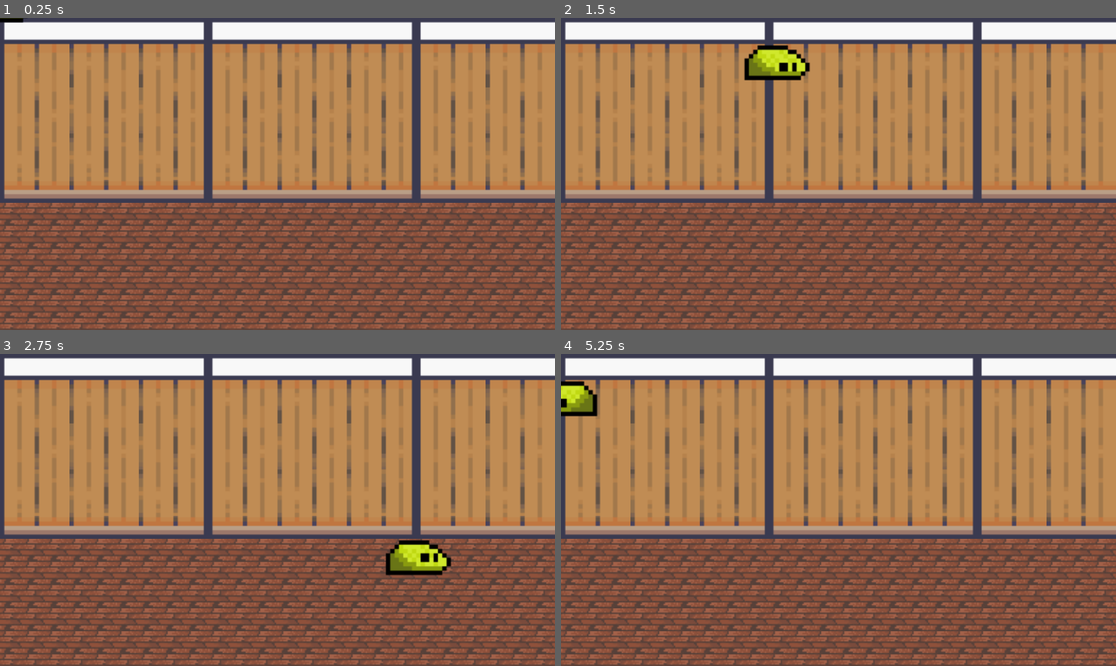
Above: before the commit, frames 1-4 (two rows, left to right).
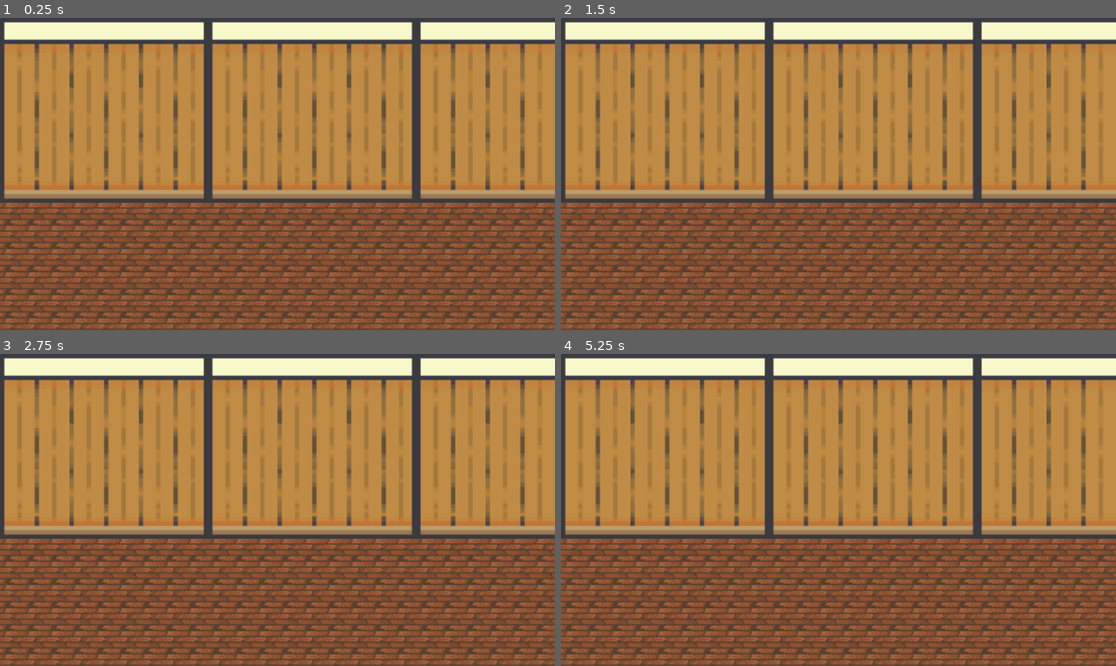
Above: after the commit, the same moments.

Repository: EmmanuelR345/Nugget-Quests
Game: Godot game, scene res://scenes/world.tscn
The game is run twice, just before and just after one commit, with the same random seed, the same clock (stepped at 60 frames per second) and the same inputs.
Inputs:
- Up to frame 1 (0.25 s): no input
- Up to frame 2 (1.5 s): tap Enter at 0.5 s; hold Right (ui_right) 0.53-1.28 s; tap Space at 1.25 s; hold Down (ui_down) from 1.28 s (still down)
- Up to frame 3 (2.75 s): release Down (ui_down) at 2.03 s; hold Right (ui_right) from 2.03 s (still down)
- Up to frame 4 (5.25 s): release Right (ui_right) at 2.78 s; hold Up (ui_up) 2.78-3.53 s; hold Left (ui_left) 3.53-5.03 s; tap Enter at 4.25 s; tap Space at 5 s; hold Down (ui_down) from 5.03 s (still down)

The runs differ from the first frame. In frame 1, 6.7% of the frame differs, in the area x 0-100%, y 0-57%; in frame 2, 7.8%; in frame 3, 7.8%, in the area x 0-100%, y 1-72%; in frame 4, 7.3%.

Commit message:
Added Y-sorting physics into my game

Diff:
--- a/scenes/player.tscn
+++ b/scenes/player.tscn
@@ -87,12 +87,18 @@
 "speed": 5.0
 }]
 
+[sub_resource type="CircleShape2D" id="CircleShape2D_3pei6"]
+radius = 13.0384
+
 [node name="player" type="CharacterBody2D"]
+y_sort_enabled = true
 script = ExtResource("1_dtvfk")
-
-[node name="CollisionShape2D" type="CollisionShape2D" parent="."]
 
 [node name="AnimatedSprite2D" type="AnimatedSprite2D" parent="."]
 sprite_frames = SubResource("SpriteFrames_bh3e7")
 animation = &"Right_idle_walk"
 frame_progress = 0.375659
+
+[node name="CollisionShape2D" type="CollisionShape2D" parent="."]
+position = Vector2(-3, -2)
+shape = SubResource("CircleShape2D_3pei6")
--- a/scenes/world.tscn
+++ b/scenes/world.tscn
@@ -8,200 +8,520 @@
 [sub_resource type="TileSetAtlasSource" id="TileSetAtlasSource_sswv8"]
 texture = ExtResource("1_h37c7")
 0:33/0 = 0
+0:33/0/physics_layer_0/linear_velocity = Vector2(0, 0)
+0:33/0/physics_layer_0/angular_velocity = 0.0
 1:33/0 = 0
+1:33/0/physics_layer_0/linear_velocity = Vector2(0, 0)
+1:33/0/physics_layer_0/angular_velocity = 0.0
 2:33/0 = 0
+2:33/0/physics_layer_0/linear_velocity = Vector2(0, 0)
+2:33/0/physics_layer_0/angular_velocity = 0.0
 3:33/0 = 0
+3:33/0/physics_layer_0/linear_velocity = Vector2(0, 0)
+3:33/0/physics_layer_0/angular_velocity = 0.0
 4:33/0 = 0
+4:33/0/physics_layer_0/linear_velocity = Vector2(0, 0)
+4:33/0/physics_layer_0/angular_velocity = 0.0
 5:34/0 = 0
+5:34/0/physics_layer_0/linear_velocity = Vector2(0, 0)
+5:34/0/physics_layer_0/angular_velocity = 0.0
 6:34/0 = 0
+6:34/0/physics_layer_0/linear_velocity = Vector2(0, 0)
+6:34/0/physics_layer_0/angular_velocity = 0.0
 7:34/0 = 0
+7:34/0/physics_layer_0/linear_velocity = Vector2(0, 0)
+7:34/0/physics_layer_0/angular_velocity = 0.0
 7:35/0 = 0
+7:35/0/physics_layer_0/linear_velocity = Vector2(0, 0)
+7:35/0/physics_layer_0/angular_velocity = 0.0
 8:35/0 = 0
+8:35/0/physics_layer_0/linear_velocity = Vector2(0, 0)
+8:35/0/physics_layer_0/angular_velocity = 0.0
 9:35/0 = 0
+9:35/0/physics_layer_0/linear_velocity = Vector2(0, 0)
+9:35/0/physics_layer_0/angular_velocity = 0.0
 9:36/0 = 0
+9:36/0/physics_layer_0/linear_velocity = Vector2(0, 0)
+9:36/0/physics_layer_0/angular_velocity = 0.0
 10:36/0 = 0
+10:36/0/physics_layer_0/linear_velocity = Vector2(0, 0)
+10:36/0/physics_layer_0/angular_velocity = 0.0
 10:37/0 = 0
+10:37/0/physics_layer_0/linear_velocity = Vector2(0, 0)
+10:37/0/physics_layer_0/angular_velocity = 0.0
 11:37/0 = 0
+11:37/0/physics_layer_0/linear_velocity = Vector2(0, 0)
+11:37/0/physics_layer_0/angular_velocity = 0.0
 0:34/0 = 0
+0:34/0/physics_layer_0/linear_velocity = Vector2(0, 0)
+0:34/0/physics_layer_0/angular_velocity = 0.0
 0:35/0 = 0
+0:35/0/physics_layer_0/linear_velocity = Vector2(0, 0)
+0:35/0/physics_layer_0/angular_velocity = 0.0
 0:36/0 = 0
+0:36/0/physics_layer_0/linear_velocity = Vector2(0, 0)
+0:36/0/physics_layer_0/angular_velocity = 0.0
 0:37/0 = 0
+0:37/0/physics_layer_0/linear_velocity = Vector2(0, 0)
+0:37/0/physics_layer_0/angular_velocity = 0.0
 0:38/0 = 0
+0:38/0/physics_layer_0/linear_velocity = Vector2(0, 0)
+0:38/0/physics_layer_0/angular_velocity = 0.0
 1:38/0 = 0
+1:38/0/physics_layer_0/linear_velocity = Vector2(0, 0)
+1:38/0/physics_layer_0/angular_velocity = 0.0
 2:38/0 = 0
+2:38/0/physics_layer_0/linear_velocity = Vector2(0, 0)
+2:38/0/physics_layer_0/angular_velocity = 0.0
 3:38/0 = 0
+3:38/0/physics_layer_0/linear_velocity = Vector2(0, 0)
+3:38/0/physics_layer_0/angular_velocity = 0.0
 4:38/0 = 0
+4:38/0/physics_layer_0/linear_velocity = Vector2(0, 0)
+4:38/0/physics_layer_0/angular_velocity = 0.0
 5:38/0 = 0
+5:38/0/physics_layer_0/linear_velocity = Vector2(0, 0)
+5:38/0/physics_layer_0/angular_velocity = 0.0
 6:38/0 = 0
+6:38/0/physics_layer_0/linear_velocity = Vector2(0, 0)
+6:38/0/physics_layer_0/angular_velocity = 0.0
 7:38/0 = 0
+7:38/0/physics_layer_0/linear_velocity = Vector2(0, 0)
+7:38/0/physics_layer_0/angular_velocity = 0.0
 8:38/0 = 0
+8:38/0/physics_layer_0/linear_velocity = Vector2(0, 0)
+8:38/0/physics_layer_0/angular_velocity = 0.0
 9:38/0 = 0
+9:38/0/physics_layer_0/linear_velocity = Vector2(0, 0)
+9:38/0/physics_layer_0/angular_velocity = 0.0
 10:38/0 = 0
+10:38/0/physics_layer_0/linear_velocity = Vector2(0, 0)
+10:38/0/physics_layer_0/angular_velocity = 0.0
 5:33/0 = 0
+5:33/0/physics_layer_0/linear_velocity = Vector2(0, 0)
+5:33/0/physics_layer_0/angular_velocity = 0.0
 6:33/0 = 0
+6:33/0/physics_layer_0/linear_velocity = Vector2(0, 0)
+6:33/0/physics_layer_0/angular_velocity = 0.0
 7:33/0 = 0
+7:33/0/physics_layer_0/linear_velocity = Vector2(0, 0)
+7:33/0/physics_layer_0/angular_velocity = 0.0
 8:33/0 = 0
+8:33/0/physics_layer_0/linear_velocity = Vector2(0, 0)
+8:33/0/physics_layer_0/angular_velocity = 0.0
 9:33/0 = 0
+9:33/0/physics_layer_0/linear_velocity = Vector2(0, 0)
+9:33/0/physics_layer_0/angular_velocity = 0.0
 10:33/0 = 0
+10:33/0/physics_layer_0/linear_velocity = Vector2(0, 0)
+10:33/0/physics_layer_0/angular_velocity = 0.0
 11:33/0 = 0
+11:33/0/physics_layer_0/linear_velocity = Vector2(0, 0)
+11:33/0/physics_layer_0/angular_velocity = 0.0
 11:34/0 = 0
+11:34/0/physics_layer_0/linear_velocity = Vector2(0, 0)
+11:34/0/physics_layer_0/angular_velocity = 0.0
 11:35/0 = 0
+11:35/0/physics_layer_0/linear_velocity = Vector2(0, 0)
+11:35/0/physics_layer_0/angular_velocity = 0.0
 11:36/0 = 0
+11:36/0/physics_layer_0/linear_velocity = Vector2(0, 0)
+11:36/0/physics_layer_0/angular_velocity = 0.0
 11:38/0 = 0
+11:38/0/physics_layer_0/linear_velocity = Vector2(0, 0)
+11:38/0/physics_layer_0/angular_velocity = 0.0
 8:37/0 = 0
+8:37/0/physics_layer_0/linear_velocity = Vector2(0, 0)
+8:37/0/physics_layer_0/angular_velocity = 0.0
 7:37/0 = 0
+7:37/0/physics_layer_0/linear_velocity = Vector2(0, 0)
+7:37/0/physics_layer_0/angular_velocity = 0.0
 9:37/0 = 0
+9:37/0/physics_layer_0/linear_velocity = Vector2(0, 0)
+9:37/0/physics_layer_0/angular_velocity = 0.0
 6:37/0 = 0
+6:37/0/physics_layer_0/linear_velocity = Vector2(0, 0)
+6:37/0/physics_layer_0/angular_velocity = 0.0
 5:37/0 = 0
+5:37/0/physics_layer_0/linear_velocity = Vector2(0, 0)
+5:37/0/physics_layer_0/angular_velocity = 0.0
 4:37/0 = 0
+4:37/0/physics_layer_0/linear_velocity = Vector2(0, 0)
+4:37/0/physics_layer_0/angular_velocity = 0.0
 3:37/0 = 0
+3:37/0/physics_layer_0/linear_velocity = Vector2(0, 0)
+3:37/0/physics_layer_0/angular_velocity = 0.0
 2:37/0 = 0
+2:37/0/physics_layer_0/linear_velocity = Vector2(0, 0)
+2:37/0/physics_layer_0/angular_velocity = 0.0
 1:37/0 = 0
+1:37/0/physics_layer_0/linear_velocity = Vector2(0, 0)
+1:37/0/physics_layer_0/angular_velocity = 0.0
 1:36/0 = 0
+1:36/0/physics_layer_0/linear_velocity = Vector2(0, 0)
+1:36/0/physics_layer_0/angular_velocity = 0.0
 1:35/0 = 0
+1:35/0/physics_layer_0/linear_velocity = Vector2(0, 0)
+1:35/0/physics_layer_0/angular_velocity = 0.0
 1:34/0 = 0
+1:34/0/physics_layer_0/linear_velocity = Vector2(0, 0)
+1:34/0/physics_layer_0/angular_velocity = 0.0
 2:34/0 = 0
+2:34/0/physics_layer_0/linear_velocity = Vector2(0, 0)
+2:34/0/physics_layer_0/angular_velocity = 0.0
 3:34/0 = 0
+3:34/0/physics_layer_0/linear_velocity = Vector2(0, 0)
+3:34/0/physics_layer_0/angular_velocity = 0.0
 4:34/0 = 0
+4:34/0/physics_layer_0/linear_velocity = Vector2(0, 0)
+4:34/0/physics_layer_0/angular_velocity = 0.0
 4:35/0 = 0
+4:35/0/physics_layer_0/linear_velocity = Vector2(0, 0)
+4:35/0/physics_layer_0/angular_velocity = 0.0
 2:35/0 = 0
+2:35/0/physics_layer_0/linear_velocity = Vector2(0, 0)
+2:35/0/physics_layer_0/angular_velocity = 0.0
 3:35/0 = 0
+3:35/0/physics_layer_0/linear_velocity = Vector2(0, 0)
+3:35/0/physics_layer_0/angular_velocity = 0.0
 3:36/0 = 0
+3:36/0/physics_layer_0/linear_velocity = Vector2(0, 0)
+3:36/0/physics_layer_0/angular_velocity = 0.0
 2:36/0 = 0
+2:36/0/physics_layer_0/linear_velocity = Vector2(0, 0)
+2:36/0/physics_layer_0/angular_velocity = 0.0
 5:35/0 = 0
+5:35/0/physics_layer_0/linear_velocity = Vector2(0, 0)
+5:35/0/physics_layer_0/angular_velocity = 0.0
 6:35/0 = 0
+6:35/0/physics_layer_0/linear_velocity = Vector2(0, 0)
+6:35/0/physics_layer_0/angular_velocity = 0.0
 5:36/0 = 0
+5:36/0/physics_layer_0/linear_velocity = Vector2(0, 0)
+5:36/0/physics_layer_0/angular_velocity = 0.0
 4:36/0 = 0
+4:36/0/physics_layer_0/linear_velocity = Vector2(0, 0)
+4:36/0/physics_layer_0/angular_velocity = 0.0
 6:36/0 = 0
+6:36/0/physics_layer_0/linear_velocity = Vector2(0, 0)
+6:36/0/physics_layer_0/angular_velocity = 0.0
 7:36/0 = 0
+7:36/0/physics_layer_0/linear_velocity = Vector2(0, 0)
+7:36/0/physics_layer_0/angular_velocity = 0.0
 8:36/0 = 0
+8:36/0/physics_layer_0/linear_velocity = Vector2(0, 0)
+8:36/0/physics_layer_0/angular_velocity = 0.0
 8:34/0 = 0
+8:34/0/physics_layer_0/linear_velocity = Vector2(0, 0)
+8:34/0/physics_layer_0/angular_velocity = 0.0
 9:34/0 = 0
+9:34/0/physics_layer_0/linear_velocity = Vector2(0, 0)
+9:34/0/physics_layer_0/angular_velocity = 0.0
 10:34/0 = 0
+10:34/0/physics_layer_0/linear_velocity = Vector2(0, 0)
+10:34/0/physics_layer_0/angular_velocity = 0.0
 10:35/0 = 0
+10:35/0/physics_layer_0/linear_velocity = Vector2(0, 0)
+10:35/0/physics_layer_0/angular_velocity = 0.0
 12:33/0 = 0
+12:33/0/physics_layer_0/linear_velocity = Vector2(0, 0)
+12:33/0/physics_layer_0/angular_velocity = 0.0
 13:33/0 = 0
+13:33/0/physics_layer_0/linear_velocity = Vector2(0, 0)
+13:33/0/physics_layer_0/angular_velocity = 0.0
 14:33/0 = 0
+14:33/0/physics_layer_0/linear_velocity = Vector2(0, 0)
+14:33/0/physics_layer_0/angular_velocity = 0.0
 15:33/0 = 0
+15:33/0/physics_layer_0/linear_velocity = Vector2(0, 0)
+15:33/0/physics_layer_0/angular_velocity = 0.0
 16:33/0 = 0
+16:33/0/physics_layer_0/linear_velocity = Vector2(0, 0)
+16:33/0/physics_layer_0/angular_velocity = 0.0
 17:33/0 = 0
+17:33/0/physics_layer_0/linear_velocity = Vector2(0, 0)
+17:33/0/physics_layer_0/angular_velocity = 0.0
 18:33/0 = 0
+18:33/0/physics_layer_0/linear_velocity = Vector2(0, 0)
+18:33/0/physics_layer_0/angular_velocity = 0.0
 19:33/0 = 0
+19:33/0/physics_layer_0/linear_velocity = Vector2(0, 0)
+19:33/0/physics_layer_0/angular_velocity = 0.0
 20:33/0 = 0
+20:33/0/physics_layer_0/linear_velocity = Vector2(0, 0)
+20:33/0/physics_layer_0/angular_velocity = 0.0
 20:34/0 = 0
+20:34/0/physics_layer_0/linear_velocity = Vector2(0, 0)
+20:34/0/physics_layer_0/angular_velocity = 0.0
 19:34/0 = 0
+19:34/0/physics_layer_0/linear_velocity = Vector2(0, 0)
+19:34/0/physics_layer_0/angular_velocity = 0.0
 18:34/0 = 0
+18:34/0/physics_layer_0/linear_velocity = Vector2(0, 0)
+18:34/0/physics_layer_0/angular_velocity = 0.0
 17:34/0 = 0
+17:34/0/physics_layer_0/linear_velocity = Vector2(0, 0)
+17:34/0/physics_layer_0/angular_velocity = 0.0
 16:34/0 = 0
+16:34/0/physics_layer_0/linear_velocity = Vector2(0, 0)
+16:34/0/physics_layer_0/angular_velocity = 0.0
 15:34/0 = 0
+15:34/0/physics_layer_0/linear_velocity = Vector2(0, 0)
+15:34/0/physics_layer_0/angular_velocity = 0.0
 14:34/0 = 0
+14:34/0/physics_layer_0/linear_velocity = Vector2(0, 0)
+14:34/0/physics_layer_0/angular_velocity = 0.0
 13:34/0 = 0
+13:34/0/physics_layer_0/linear_velocity = Vector2(0, 0)
+13:34/0/physics_layer_0/angular_velocity = 0.0
 12:34/0 = 0
+12:34/0/physics_layer_0/linear_velocity = Vector2(0, 0)
+12:34/0/physics_layer_0/angular_velocity = 0.0
 12:35/0 = 0
+12:35/0/physics_layer_0/linear_velocity = Vector2(0, 0)
+12:35/0/physics_layer_0/angular_velocity = 0.0
 13:35/0 = 0
+13:35/0/physics_layer_0/linear_velocity = Vector2(0, 0)
+13:35/0/physics_layer_0/angular_velocity = 0.0
 14:35/0 = 0
+14:35/0/physics_layer_0/linear_velocity = Vector2(0, 0)
+14:35/0/physics_layer_0/angular_velocity = 0.0
 15:35/0 = 0
+15:35/0/physics_layer_0/linear_velocity = Vector2(0, 0)
+15:35/0/physics_layer_0/angular_velocity = 0.0
 16:35/0 = 0
+16:35/0/physics_layer_0/linear_velocity = Vector2(0, 0)
+16:35/0/physics_layer_0/angular_velocity = 0.0
 17:35/0 = 0
+17:35/0/physics_layer_0/linear_velocity = Vector2(0, 0)
+17:35/0/physics_layer_0/angular_velocity = 0.0
 18:35/0 = 0
+18:35/0/physics_layer_0/linear_velocity = Vector2(0, 0)
+18:35/0/physics_layer_0/angular_velocity = 0.0
 19:35/0 = 0
+19:35/0/physics_layer_0/linear_velocity = Vector2(0, 0)
+19:35/0/physics_layer_0/angular_velocity = 0.0
 20:35/0 = 0
+20:35/0/physics_layer_0/linear_velocity = Vector2(0, 0)
+20:35/0/physics_layer_0/angular_velocity = 0.0
 21:33/0 = 0
+21:33/0/physics_layer_0/linear_velocity = Vector2(0, 0)
+21:33/0/physics_layer_0/angular_velocity = 0.0
 22:33/0 = 0
+22:33/0/physics_layer_0/linear_velocity = Vector2(0, 0)
+22:33/0/physics_layer_0/angular_velocity = 0.0
 23:33/0 = 0
+23:33/0/physics_layer_0/linear_velocity = Vector2(0, 0)
+23:33/0/physics_layer_0/angular_velocity = 0.0
 24:33/0 = 0
+24:33/0/physics_layer_0/linear_velocity = Vector2(0, 0)
+24:33/0/physics_layer_0/angular_velocity = 0.0
 25:33/0 = 0
+25:33/0/physics_layer_0/linear_velocity = Vector2(0, 0)
+25:33/0/physics_layer_0/angular_velocity = 0.0
 26:33/0 = 0
+26:33/0/physics_layer_0/linear_velocity = Vector2(0, 0)
+26:33/0/physics_layer_0/angular_velocity = 0.0
 27:33/0 = 0
+27:33/0/physics_layer_0/linear_velocity = Vector2(0, 0)
+27:33/0/physics_layer_0/angular_velocity = 0.0
 28:33/0 = 0
+28:33/0/physics_layer_0/linear_velocity = Vector2(0, 0)
+28:33/0/physics_layer_0/angular_velocity = 0.0
 28:34/0 = 0
+28:34/0/physics_layer_0/linear_velocity = Vector2(0, 0)
+28:34/0/physics_layer_0/angular_velocity = 0.0
 29:34/0 = 0
+29:34/0/physics_layer_0/linear_velocity = Vector2(0, 0)
+29:34/0/physics_layer_0/angular_velocity = 0.0
 29:35/0 = 0
+29:35/0/physics_layer_0/linear_velocity = Vector2(0, 0)
+29:35/0/physics_layer_0/angular_velocity = 0.0
 29:36/0 = 0
+29:36/0/physics_layer_0/linear_velocity = Vector2(0, 0)
+29:36/0/physics_layer_0/angular_velocity = 0.0
 29:37/0 = 0
+29:37/0/physics_layer_0/linear_velocity = Vector2(0, 0)
+29:37/0/physics_layer_0/angular_velocity = 0.0
 29:38/0 = 0
+29:38/0/physics_layer_0/linear_velocity = Vector2(0, 0)
+29:38/0/physics_layer_0/angular_velocity = 0.0
 28:38/0 = 0
+28:38/0/physics_layer_0/linear_velocity = Vector2(0, 0)
+28:38/0/physics_layer_0/angular_velocity = 0.0
 28:37/0 = 0
+28:37/0/physics_layer_0/linear_velocity = Vector2(0, 0)
+28:37/0/physics_layer_0/angular_velocity = 0.0
 27:37/0 = 0
+27:37/0/physics_layer_0/linear_velocity = Vector2(0, 0)
+27:37/0/physics_layer_0/angular_velocity = 0.0
 26:37/0 = 0
+26:37/0/physics_layer_0/linear_velocity = Vector2(0, 0)
+26:37/0/physics_layer_0/angular_velocity = 0.0
 25:37/0 = 0
+25:37/0/physics_layer_0/linear_velocity = Vector2(0, 0)
+25:37/0/physics_layer_0/angular_velocity = 0.0
 24:37/0 = 0
+24:37/0/physics_layer_0/linear_velocity = Vector2(0, 0)
+24:37/0/physics_layer_0/angular_velocity = 0.0
 23:37/0 = 0
+23:37/0/physics_layer_0/linear_velocity = Vector2(0, 0)
+23:37/0/physics_layer_0/angular_velocity = 0.0
 23:38/0 = 0
+23:38/0/physics_layer_0/linear_velocity = Vector2(0, 0)
+23:38/0/physics_layer_0/angular_velocity = 0.0
 22:38/0 = 0
+22:38/0/physics_layer_0/linear_velocity = Vector2(0, 0)
+22:38/0/physics_layer_0/angular_velocity = 0.0
 21:38/0 = 0
+21:38/0/physics_layer_0/linear_velocity = Vector2(0, 0)
+21:38/0/physics_layer_0/angular_velocity = 0.0
 24:38/0 = 0
+24:38/0/physics_layer_0/linear_velocity = Vector2(0, 0)
+24:38/0/physics_layer_0/angular_velocity = 0.0
 25:38/0 = 0
+25:38/0/physics_layer_0/linear_velocity = Vector2(0, 0)
+25:38/0/physics_layer_0/angular_velocity = 0.0
 26:38/0 = 0
+26:38/0/physics_layer_0/linear_velocity = Vector2(0, 0)
+26:38/0/physics_layer_0/angular_velocity = 0.0
 27:38/0 = 0
+27:38/0/physics_layer_0/linear_velocity = Vector2(0, 0)
+27:38/0/physics_layer_0/angular_velocity = 0.0
 21:37/0 = 0
+21:37/0/physics_layer_0/linear_velocity = Vector2(0, 0)
+21:37/0/physics_layer_0/angular_velocity = 0.0
 21:36/0 = 0
+21:36/0/physics_layer_0/linear_velocity = Vector2(0, 0)
+21:36/0/physics_layer_0/angular_velocity = 0.0
 21:35/0 = 0
+21:35/0/physics_layer_0/linear_velocity = Vector2(0, 0)
+21:35/0/physics_layer_0/angular_velocity = 0.0
 21:34/0 = 0
+21:34/0/physics_layer_0/linear_velocity = Vector2(0, 0)
+21:34/0/physics_layer_0/angular_velocity = 0.0
 22:34/0 = 0
+22:34/0/physics_layer_0/linear_velocity = Vector2(0, 0)
+22:34/0/physics_layer_0/angular_velocity = 0.0
 22:35/0 = 0
+22:35/0/physics_layer_0/linear_velocity = Vector2(0, 0)
+22:35/0/physics_layer_0/angular_velocity = 0.0
 22:36/0 = 0
+22:36/0/physics_layer_0/linear_velocity = Vector2(0, 0)
+22:36/0/physics_layer_0/angular_velocity = 0.0
 22:37/0 = 0
+22:37/0/physics_layer_0/linear_velocity = Vector2(0, 0)
+22:37/0/physics_layer_0/angular_velocity = 0.0
 23:34/0 = 0
+23:34/0/physics_layer_0/linear_velocity = Vector2(0, 0)
+23:34/0/physics_layer_0/angular_velocity = 0.0
 23:35/0 = 0
+23:35/0/physics_layer_0/linear_velocity = Vector2(0, 0)
+23:35/0/physics_layer_0/angular_velocity = 0.0
 23:36/0 = 0
+23:36/0/physics_layer_0/linear_velocity = Vector2(0, 0)
+23:36/0/physics_layer_0/angular_velocity = 0.0
 24:36/0 = 0
+24:36/0/physics_layer_0/linear_velocity = Vector2(0, 0)
+24:36/0/physics_layer_0/angular_velocity = 0.0
 24:34/0 = 0
+24:34/0/physics_layer_0/linear_velocity = Vector2(0, 0)
+24:34/0/physics_layer_0/angular_velocity = 0.0
 25:34/0 = 0
+25:34/0/physics_layer_0/linear_velocity = Vector2(0, 0)
+25:34/0/physics_layer_0/angular_velocity = 0.0
 25:35/0 = 0
+25:35/0/physics_layer_0/linear_velocity = Vector2(0, 0)
+25:35/0/physics_layer_0/angular_velocity = 0.0
 25:36/0 = 0
+25:36/0/physics_layer_0/linear_velocity = Vector2(0, 0)
+25:36/0/physics_layer_0/angular_velocity = 0.0
 24:35/0 = 0
+24:35/0/physics_layer_0/linear_velocity = Vector2(0, 0)
+24:35/0/physics_layer_0/angular_velocity = 0.0
 26:34/0 = 0
+26:34/0/physics_layer_0/linear_velocity = Vector2(0, 0)
+26:34/0/physics_layer_0/angular_velocity = 0.0
 27:34/0 = 0
+27:34/0/physics_layer_0/linear_velocity = Vector2(0, 0)
+27:34/0/physics_layer_0/angular_velocity = 0.0
 27:35/0 = 0
+27:35/0/physics_layer_0/linear_velocity = Vector2(0, 0)
+27:35/0/physics_layer_0/angular_velocity = 0.0
 27:36/0 = 0
+27:36/0/physics_layer_0/linear_velocity = Vector2(0, 0)
+27:36/0/physics_layer_0/angular_velocity = 0.0
 26:35/0 = 0
+26:35/0/physics_layer_0/linear_velocity = Vector2(0, 0)
+26:35/0/physics_layer_0/angular_velocity = 0.0
 26:36/0 = 0
+26:36/0/physics_layer_0/linear_velocity = Vector2(0, 0)
+26:36/0/physics_layer_0/angular_velocity = 0.0
 28:35/0 = 0
+28:35/0/physics_layer_0/linear_velocity = Vector2(0, 0)
+28:35/0/physics_layer_0/angular_velocity = 0.0
 28:36/0 = 0
+28:36/0/physics_layer_0/linear_velocity = Vector2(0, 0)
+28:36/0/physics_layer_0/angular_velocity = 0.0
 29:33/0 = 0
+29:33/0/physics_layer_0/linear_velocity = Vector2(0, 0)
+29:33/0/physics_layer_0/angular_velocity = 0.0
 
 [sub_resource type="TileSetAtlasSource" id="TileSetAtlasSource_aipe8"]
 texture = ExtResource("2_fhtei")
 0:0/0 = 0
+0:0/0/physics_layer_0/linear_velocity = Vector2(0, 0)
+0:0/0/physics_layer_0/angular_velocity = 0.0
 1:0/0 = 0
+1:0/0/physics_layer_0/linear_velocity = Vector2(0, 0)
+1:0/0/physics_layer_0/angular_velocity = 0.0
 1:1/0 = 0
+1:1/0/physics_layer_0/linear_velocity = Vector2(0, 0)
+1:1/0/physics_layer_0/angular_velocity = 0.0
 0:1/0 = 0
+0:1/0/physics_layer_0/linear_velocity = Vector2(0, 0)
+0:1/0/physics_layer_0/angular_velocity = 0.0
 
 [sub_resource type="TileSetAtlasSource" id="TileSetAtlasSource_idhr4"]
 texture = ExtResource("3_ee0ni")
 2:30/size_in_atlas = Vector2i(8, 7)
 2:30/0 = 0
-12:30/size_in_atlas = Vector2i(2, 1)
+2:30/0/y_sort_origin = -30
+2:30/0/physics_layer_0/linear_velocity = Vector2(0, 0)
+2:30/0/physics_layer_0/angular_velocity = 0.0
+2:30/0/physics_layer_0/polygon_0/points = PackedVector2Array(-55.3311, -38.8909, 53.9169, -39.2444, 55.3311, 10.253, 55.6847, 54.8008, -55.6847, 55.1543, -55.3311, 8.48528)
+25:29/0 = 0
+25:29/0/physics_layer_0/linear_velocity = Vector2(0, 0)
+25:29/0/physics_layer_0/angular_velocity = 0.0
+12:30/size_in_atlas = Vector2i(3, 7)
 12:30/0 = 0
-13:35/0 = 0
-13:34/0 = 0
-12:33/0 = 0
-12:31/0 = 0
-14:30/0 = 0
-14:31/0 = 0
-14:32/0 = 0
-14:33/0 = 0
-14:34/0 = 0
-14:35/0 = 0
-14:36/0 = 0
-13:36/0 = 0
-12:36/0 = 0
-12:32/0 = 0
-12:34/0 = 0
-13:33/0 = 0
-13:31/0 = 0
-13:32/0 = 0
-12:35/0 = 0
+12:30/0/physics_layer_0/linear_velocity = Vector2(0, 0)
+12:30/0/physics_layer_0/angular_velocity = 0.0
+36:33/size_in_atlas = Vector2i(3, 3)
+36:33/0 = 0
+36:33/0/y_sort_origin = -4
+36:33/0/physics_layer_0/linear_velocity = Vector2(0, 0)
+36:33/0/physics_layer_0/angular_velocity = 0.0
+36:33/0/physics_layer_0/polygon_0/points = PackedVector2Array(-19.6222, -7.77818, 19.6222, -7.77818, 22.0971, 15.9099, -19.6222, 15.9099)
+15:42/size_in_atlas = Vector2i(6, 6)
+15:42/0 = 0
+15:42/0/y_sort_origin = 21
+15:42/0/physics_layer_0/linear_velocity = Vector2(0, 0)
+15:42/0/physics_layer_0/angular_velocity = 0.0
+15:42/0/physics_layer_0/polygon_0/points = PackedVector2Array(-46.1387, 21.2132, 42.6032, 22.2739, 43.3103, 27.5772, 47.5529, 31.8198, 46.8458, 48.7904, -46.1387, 46.3155)
 
 [sub_resource type="TileSet" id="TileSet_pptqo"]
+physics_layer_0/collision_layer = 1
 sources/0 = SubResource("TileSetAtlasSource_sswv8")
 sources/1 = SubResource("TileSetAtlasSource_aipe8")
 sources/3 = SubResource("TileSetAtlasSource_idhr4")
 
 [node name="world" type="Node2D"]
+y_sort_enabled = true
 
 [node name="TileMap" type="TileMap" parent="."]
+modulate = Color(1, 1, 0.815686, 1)
+y_sort_enabled = true
 tile_set = SubResource("TileSet_pptqo")
 format = 2
 layer_0/name = "ground"
@@ -209,7 +529,8 @@
 layer_1/name = "walls"
 layer_1/tile_data = PackedInt32Array(0, 0, 33, 65536, 0, 34, 131072, 0, 35, 196608, 0, 36, 262144, 0, 37, 327680, 78643 …(10979 unchanged characters)…
 layer_2/name = "furniture"
-layer_2/tile_data = PackedInt32Array(1376278, 131075, 30, 1376305, 131075, 30)
+layer_2/y_sort_enabled = true
+layer_2/tile_data = PackedInt32Array(655388, 2359299, 33, 655403, 2359299, 268435489, 1114136, 131075, 30, 1114158, 131075, 30, 2293791, 983043, 42, 2293801, 983043, 42, 1769496, 131075, 30, 1769518, 131075, 30)
 
 [node name="player" parent="." instance=ExtResource("4_wklmn")]
-position = Vector2(1, 0)
+position = Vector2(577, 345)
Not shown: 1 places in scenes/player.tscn that only renumber resources
